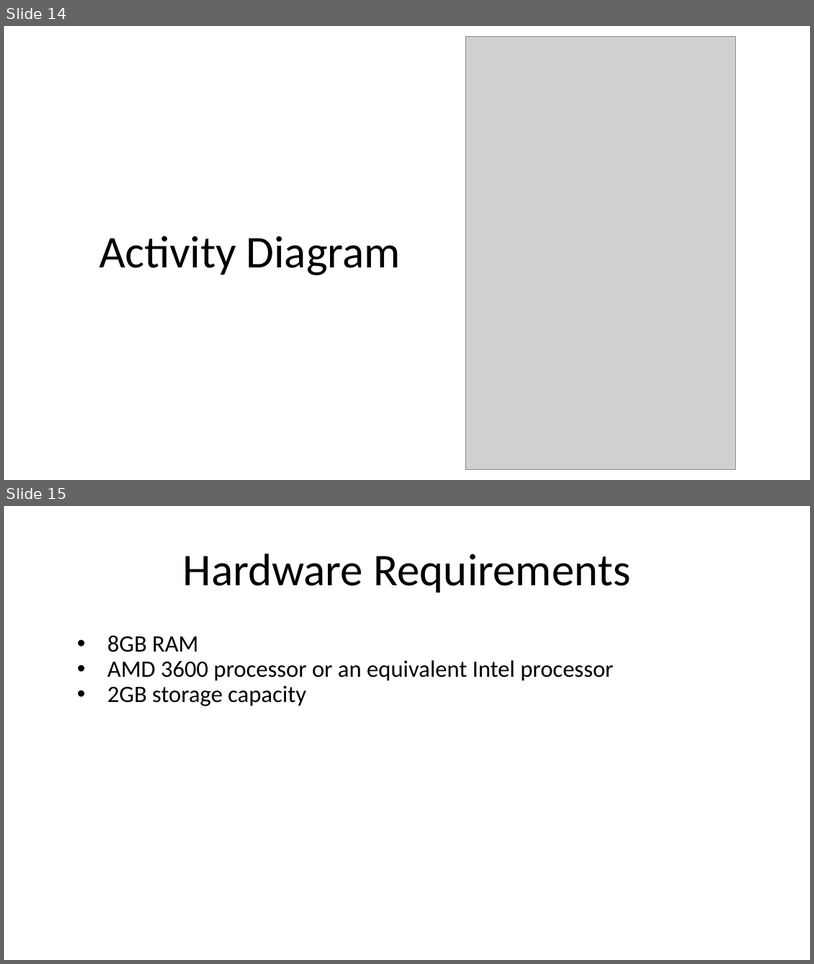
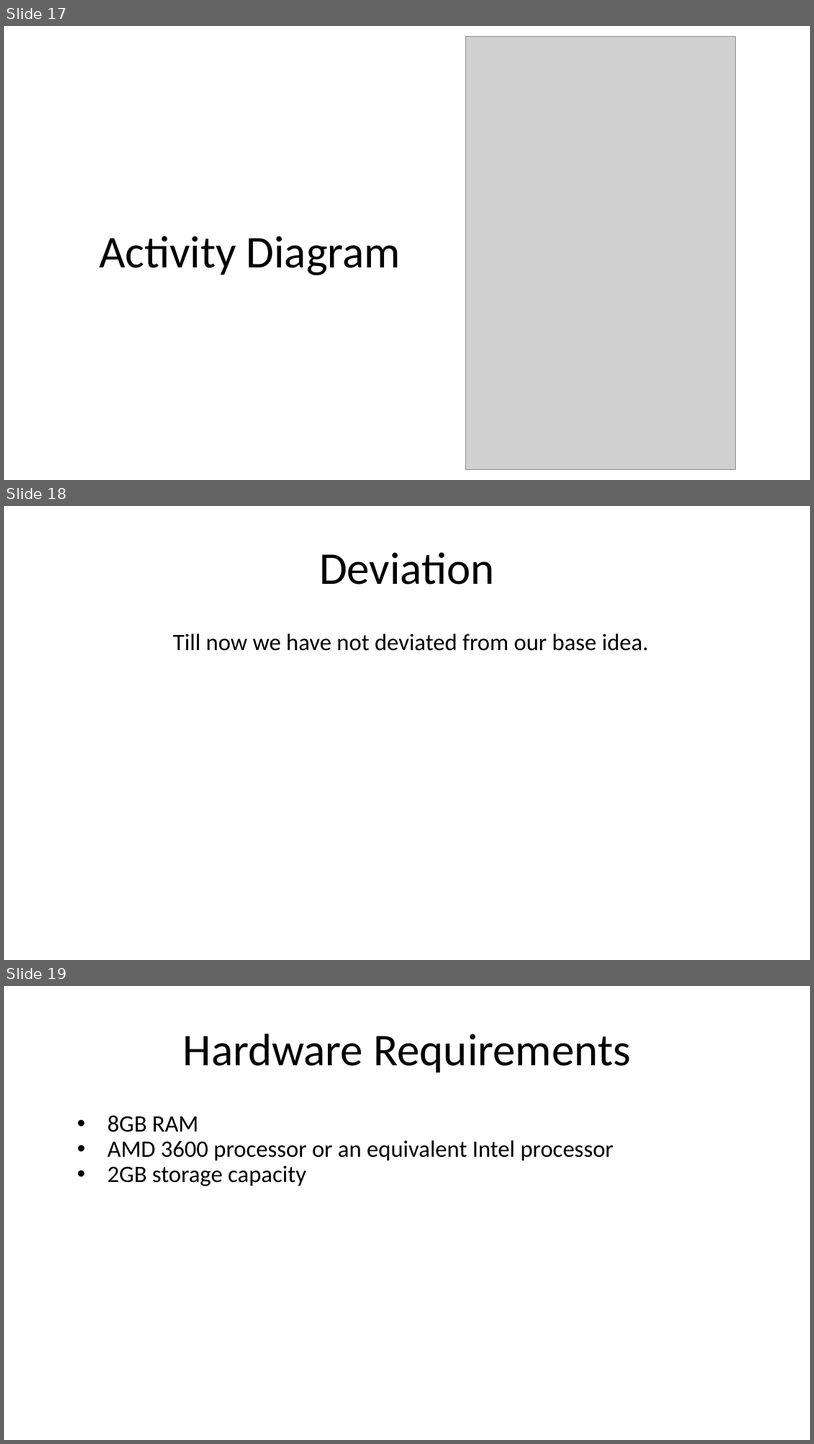
Before and after one commit to Sriram-Karthick-k/final-year-project, a slide deck: final/2nd review/Fake Currency Detection Using Image Processing (1).pptx. Shown one above the other, each under a label of ours: slides 14 and 15 before the commit, slides 17, 18 and 19 after it. The pictures are 814x964 and 814x1444 pixels, drawn with LibreOffice and Linux fonts; fonts in the diff are those of the drawing; grey boxes stand for pictures. Boxes give left, top, right and bottom in pixels: in the first picture for what was removed or moved away, otherwise in the second. Text is boxed around its words. In the diff, an @@ line names an element or a change of style, - is before the commit and + after.

```diff
--- a/final/2nd review/Fake Currency Detection Using Image Processing (1).pptx
+++ b/final/2nd review/Fake Currency Detection Using Image Processing (1).pptx
@@ slide 18 added at (4, 506, 810, 960), background #FFFFFF @@
@@ text added at (319, 552, 494, 584), 54 pt, text #000000 @@
+Deviation
@@ text added at (173, 633, 649, 651), 28 pt, text #000000 @@
+Till now we have not deviated from our base idea.
@@ what was slide 14 is now slide 17 @@
@@ what was slide 15 is now slide 19 @@
```
Also in this commit, not shown: 2 slides changed, 4 other slides added, 1 slide removed, 1 other file.
